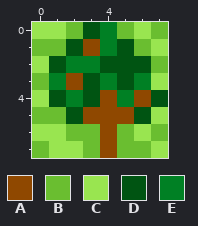
Two states of a pixel-art sprite, img/16x16/tree.png. The picture above was drawn from the file before the commit.
The file is 16x16 pixels, drawn in blocks of 2x2; one block is one cell here.
Palette (. is transparent): A #8f4800  B #6abe30  C #99e550  D #005412  E #008024
Pixels before, first column x 0:
0 CCBDEBCB
1 BBDAEDBC
2 CDEEDDDB
3 BEADEDEC
4 CDEDAEAD
5 BBDAAADC
6 CCBBABCB
7 BCCBABBC
After the commit:
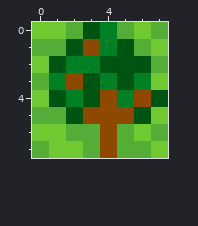
Difference:
Colour B changes from #6abe30 to #54ad36.
Colour C changes from #99e550 to #71c932.
Changed places in both pictures, as pixel boxes (x1, y1, x2, y2):
changed: (32, 22, 168, 158)
